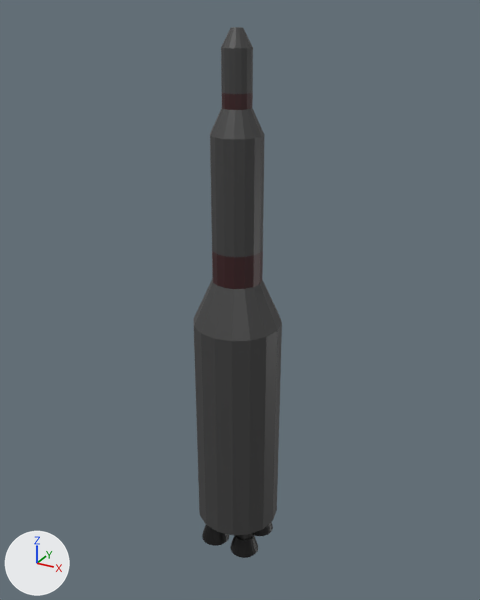
What one commit did to the FBX model Assets/Prefabs/SpaceShip.fbx.
The view is the same before and after, from a 50 mm lens placed at (20.8, -37.4, 39.5), pointed at (-0.1, 0.6, 20.5). The lights are fixed; the arrows at lower left show +X, +Y and +Z. The first picture is the older version. Where no turn or scale is listed for an object, it has been applied to the vertices.

Names of what the first picture shows: 'Stage1Rocket', 'Stage2Rocket', 'Stage2ThrusterProtection_L', 'Stage3FlightDeck' and 2 more.
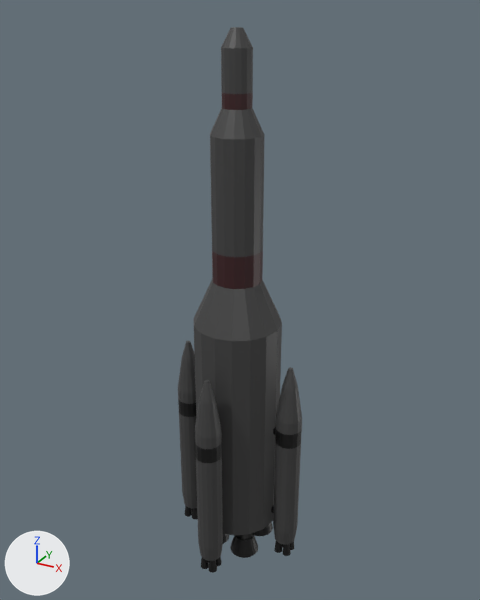
The edits, one by one:
Mesh me_stage1boostermesh is new.
It has 256 vertices, 214 faces and spans x -1.2..0.9, y -0.9..0.9, z -8.2..8.2.
Faces by material slot: [82, 132].
It uses material mat_rocketbody (dark grey #414141).
It uses material mat_engine (black #000000).
Object 'Stage1Booster_4' (ob_stage1booster_4) is new; it shows me_stage1boostermesh.
Its location is (0.0, -4.25, 8.2).
Its rotation in degrees is (0, 0, -90).
Object 'Stage1Booster_1' (ob_stage1booster_1) is new; it shows me_stage1boostermesh.
Its location is (4.25, 0.0, 8.2).
Object 'Stage1Booster_3' (ob_stage1booster_3) is new; it shows me_stage1boostermesh.
Its location is (-4.25, 0.0, 8.2).
Its rotation in degrees is (0, 0, -180).

Location of each change, [x1, y1, x2, y2] in pixels of the pictures (480 x 600 px):
'Stage1Booster_4', added: after [195, 380, 223, 573]
    faces in mat_rocketbody (dark grey #414141): [195, 380, 223, 561]
    faces in mat_engine (black #000000): [195, 442, 222, 573]
'Stage1Booster_1', added: after [271, 367, 302, 556]
    faces in mat_rocketbody (dark grey #414141): [273, 367, 302, 545]
    faces in mat_engine (black #000000): [271, 427, 302, 556]
'Stage1Booster_3', added: after [178, 341, 198, 519]
    faces in mat_rocketbody (dark grey #414141): [178, 341, 197, 509]
    faces in mat_engine (black #000000): [178, 399, 198, 519]
